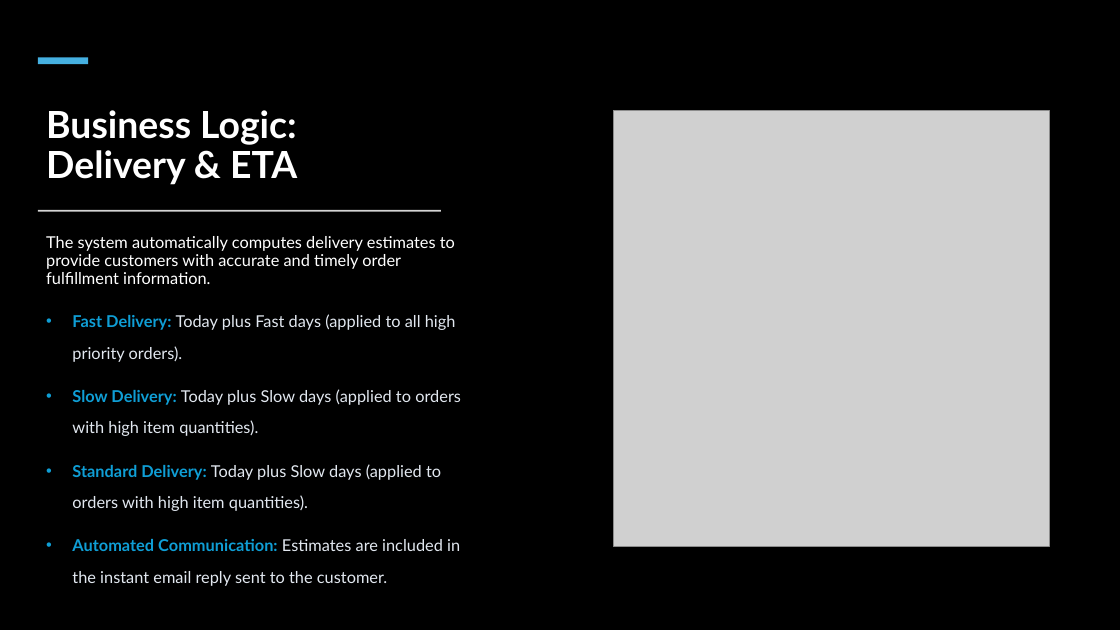
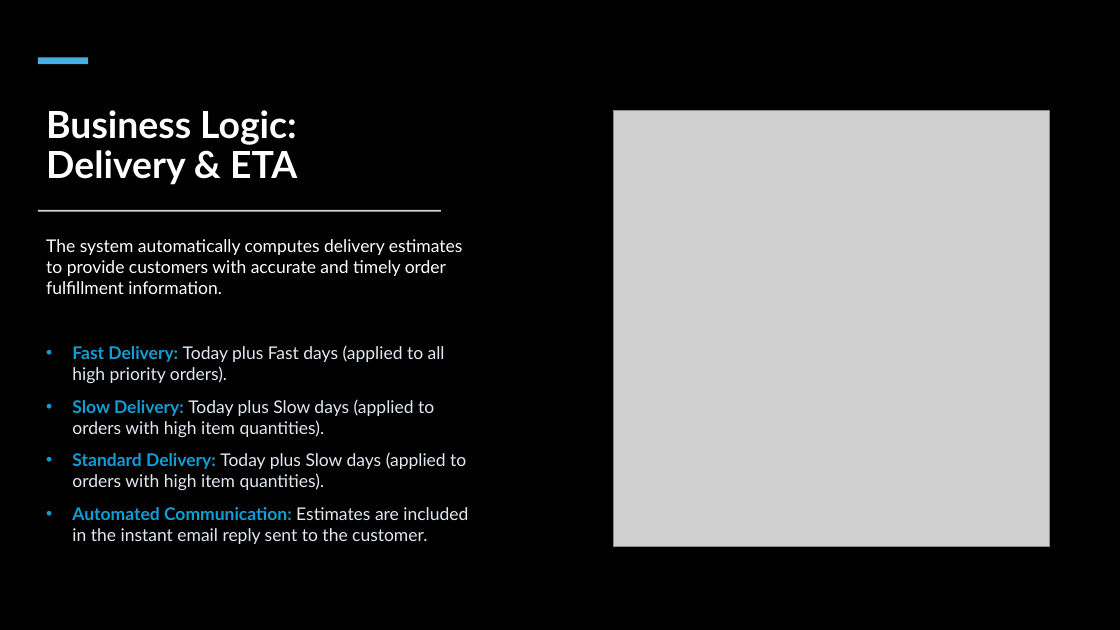
Before and after one commit to mmswflow-upb/Order-Email-Processing-Automation-RPA, a slide deck: slide 7 of Email Order Processing Automation-Self_made.pptx. Drawn at 1120x630 pixels with LibreOffice and Linux fonts; fonts in the diff are those of the drawing; grey boxes stand for pictures. Boxes give left, top, right and bottom in pixels: in the first picture for what was removed or moved away, otherwise in the second. Text is boxed around its words. In the diff, an @@ line names an element or a change of style, - is before the commit and + after.

Commit message:
presentation done

```diff
--- a/Email Order Processing Automation-Self_made.pptx
+++ b/Email Order Processing Automation-Self_made.pptx
@@ text "The system automatically computes delivery ..." at bbox=[46, 239, 468, 544]: size 14 to 15 pt; line spacing 0.9 to 1; line spacing 27pt to 1 @@
```
Also in this commit, not shown: 6 other slides changed, 4 other files.
